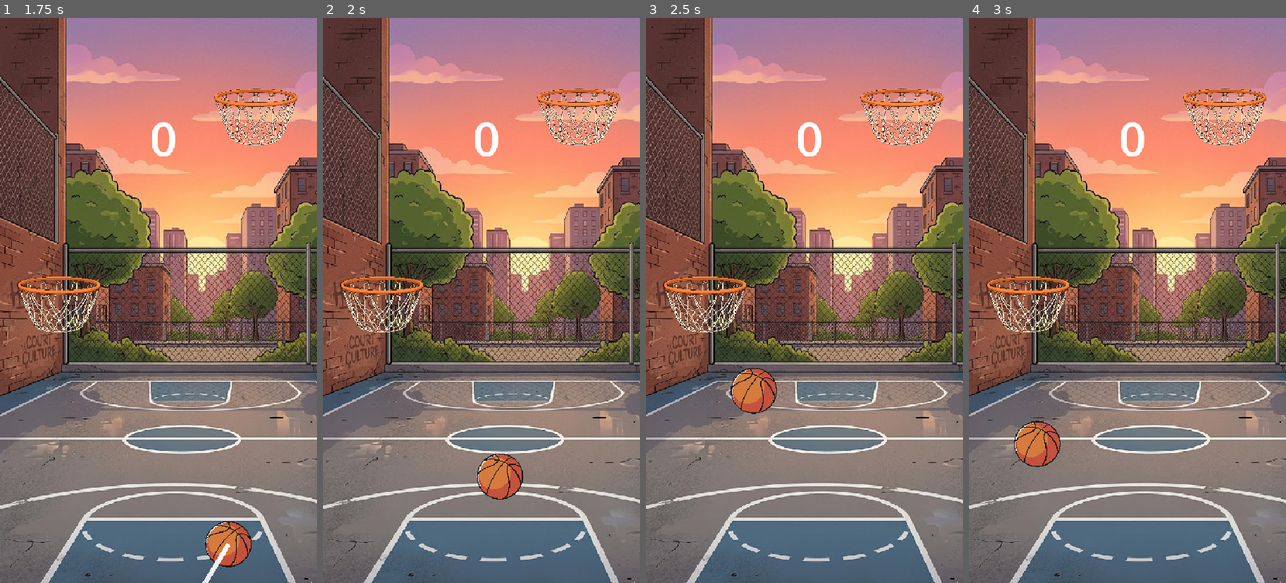
Above: before the commit, frames 1-4 (left to right).
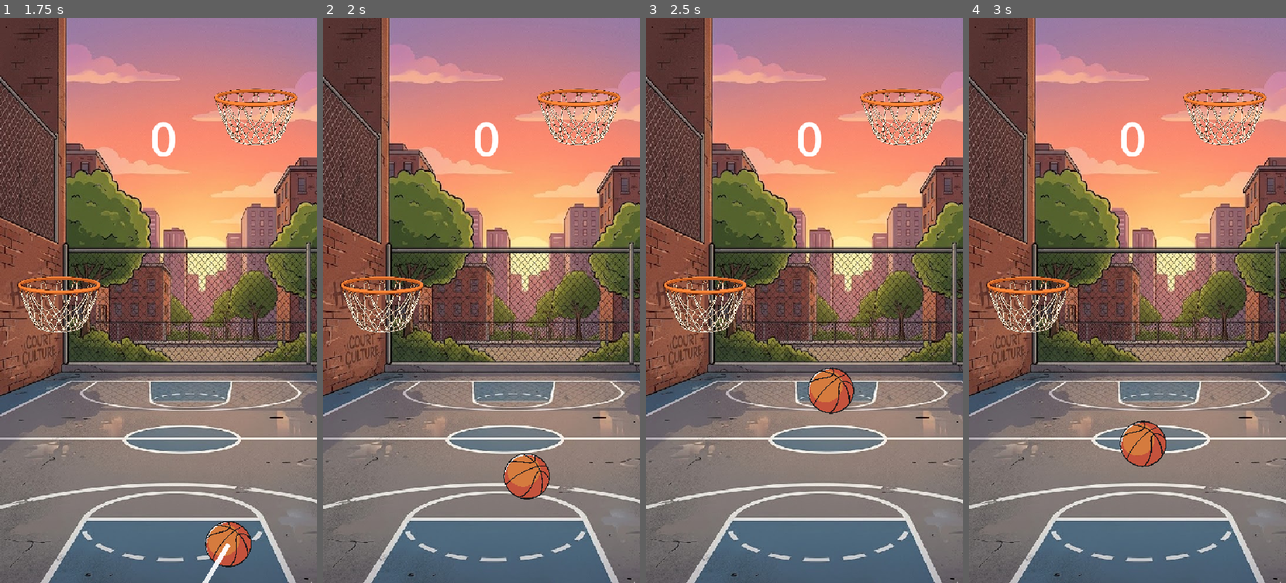
Above: after the commit, the same moments.

Repository: top-it-090304/Mavericks
Game: Godot game, scene res://Scenes/MainScene/main_scene.tscn
Same seed, same stepped clock (60 frames per second), same inputs: the game is played once before the commit and once after it.
Inputs (mouse positions are in pixels of both pictures, inside the frame that each line leads up to):
- Up to frame 1 (1.75 s): move the mouse to (228, 272) at 0.52 s; click (228, 272) at 0.67 s; drag from (95, 328) to (256, 102) at 1.27 s
- Up to frame 2 (2 s): no input
- Up to frame 3 (2.5 s): move the mouse to (836, 176) at 2.02 s; click (836, 176) at 2.17 s
- Up to frame 4 (3 s): drag from (1111, 413) to (1225, 102) at 2.77 s

Frame 1 is identical in both runs. In frame 2, 1.5% of the frame differs, in the area x 48-72%, y 77-86%; in frame 3, 1.9%; in frame 4, 1.9%, in the area x 14-63%, y 71-80%.

Commit message:
code: update ball logic

Diff:
--- a/dunkelite/Scenes/Ball_scene/ball.gd
+++ b/dunkelite/Scenes/Ball_scene/ball.gd
@@ -47,7 +47,7 @@
 		force = force.normalized() * max_force
 	freeze = false
 	linear_velocity = Vector2.ZERO
-	angular_velocity = 25.0
+	angular_velocity = -25.0 if force.x > 0 else 25.0
 	apply_central_impulse(force)
 	clear_trajectory()
 
@@ -58,6 +58,7 @@
 	clear_trajectory()
 	linear_velocity = Vector2.ZERO
 	angular_velocity = 0.0
+	rotation = 0.0
 
 func enable_shoot() -> void:
 	can_shoot = true
@@ -100,4 +101,3 @@
 func _physics_process(_delta: float) -> void:
 	if linear_velocity.length() > max_speed:
 		linear_velocity = linear_velocity.normalized() * max_speed
-	angular_velocity = 0.0
--- a/dunkelite/Scenes/MainScene/main_scene.gd
+++ b/dunkelite/Scenes/MainScene/main_scene.gd
@@ -110,6 +110,8 @@
 
 	ball.enable_shoot()
 
+
+
 func _physics_process(_delta: float) -> void:
 	if ball.global_position.y < camera.global_position.y:
 		camera.global_position.y = ball.global_position.y
--- a/dunkelite/Scenes/MainScene/main_scene.tscn
+++ b/dunkelite/Scenes/MainScene/main_scene.tscn
@@ -30,11 +30,6 @@
 
 [node name="Game_world" type="Node2D" parent="."]
 
-[node name="Background" type="Sprite2D" parent="Game_world"]
-z_index = -1
-position = Vector2(270, 480)
-texture = ExtResource("2_vgqhn")
-
 [node name="Walls" type="Node2D" parent="Game_world"]
 
 [node name="Left" type="StaticBody2D" parent="Game_world/Walls"]
@@ -66,6 +61,11 @@
 
 [node name="RingPool" type="Node2D" parent="Game_world"]
 
+[node name="Background" type="Sprite2D" parent="Game_world"]
+z_index = -1
+position = Vector2(270, 480)
+texture = ExtResource("2_vgqhn")
+
 [node name="UI" type="CanvasLayer" parent="."]
 
 [node name="ScoreLabel" type="Label" parent="UI"]
--- a/dunkelite/scripts/main_scene.gd
+++ /dev/null
@@ -1,41 +0,0 @@
-extends Node2D
-
-# Ссылка на меню
-@onready var menu = $MenuLayer
-
-func _ready():
-	# Подключаемся к сигналам меню
-	menu.game_started.connect(_on_game_started)
-	menu.game_exited.connect(_on_game_exited)
-
-	# Показываем меню при старте
-	menu.show_menu()
-
-	# Тут твоя обычная логика игры
-	print("Игра загружена, меню показано")
-
-func _on_game_started():
-	print("Игра началась!")
-	# Здесь можно активировать игровые объекты (мяч, кольцо и т.д.)
-	# Например: $Ball.start_moving()
-
-func _on_game_exited():
-	print("Выход из игры")
-	# Здесь можно сохранить прогресс перед выходом
-
-func _input(event):
-	# По ESC показываем/скрываем меню
-	if event.is_action_pressed("ui_cancel"):
-		if menu.visible:
-			menu.hide_menu()
-			# Если скрыли меню - значит игра продолжается
-			_on_game_started()
-		else:
-			menu.show_menu()
-			# Если показали меню - игру на паузу
-			_on_game_paused()
-
-func _on_game_paused():
-	print("Игра на паузе")
-	# Здесь можно остановить игровые объекты
-	# Например: $Ball.stop_moving()
Not shown, removed: dunkelite/scripts/main_scene.gd.uid
